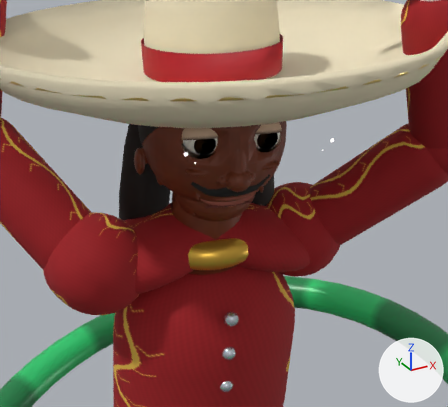
Renders of the Blender file blender/character_rigged.blend from each side of a commit.
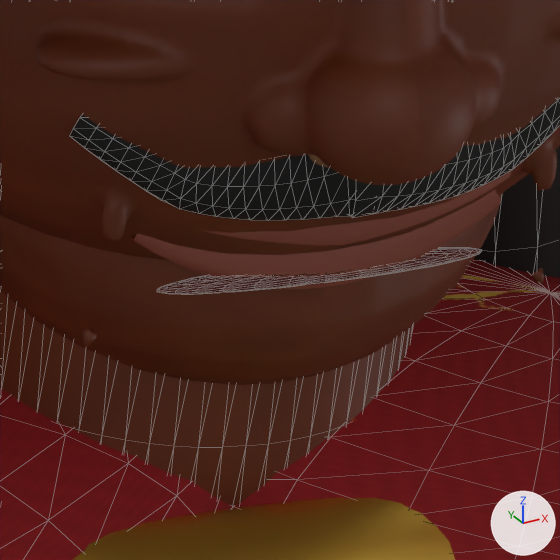
Old and new are each drawn from a camera (50 mm lens) standing at (-0.363, -0.928, 1.872) and looking at (0.079, -0.124, 1.47) and again close up on the part from 40% to 59% of the width and 40% to 61% of the height. The axes (+X, +Y, +Z) are drawn at lower right. The lights are the same throughout. The last two pictures show the newer version. The close-ups show mesh edges as thin lines.

The first close-up shows 'chest_4', 'chest_5', 'chest_6', 'hair_r_0', 'head_12', 'mouth_cav_0', 'mustm_l', 'mustm_r', 'neck_1' and 1 more.
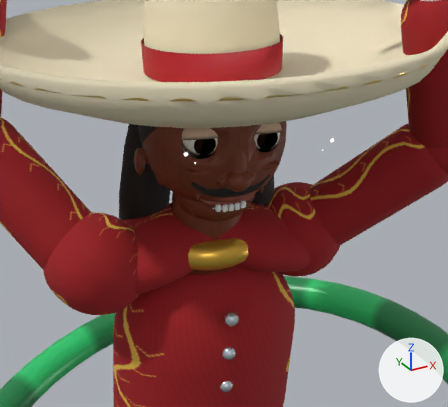
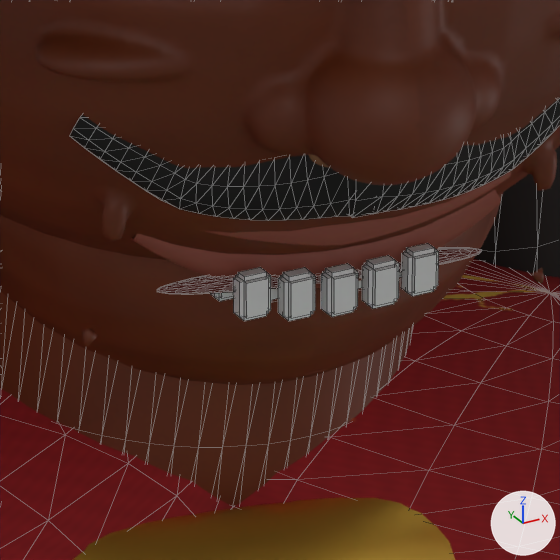
Boxes (x1, y1, x2, y2) around the edits, measured in the close-ups (560 x 560 px):
'teeth_u', added
    after: (233, 243, 439, 321)
'teeth_l', added (mostly hidden)
    after: (210, 272, 402, 302)

The change in detail:
Mesh me_teeth_l_mesh is new.
It has 160 vertices, 150 faces and spans x 0.0601..0.1105, y -0.1291..-0.116, z 1.459..1.4717.
Mesh me_teeth_u_mesh is new.
It has 160 vertices, 150 faces and spans x 0.0601..0.1105, y -0.1411..-0.1286, z 1.4604..1.4736.
Object 'teeth_l' (ob_teeth_l) is new; it shows me_teeth_l_mesh.
Its location is (0.0, 0.0, 0.0).
Object 'teeth_u' (ob_teeth_u) is new; it shows me_teeth_u_mesh.
Its location is (0.0, 0.0, 0.0).
